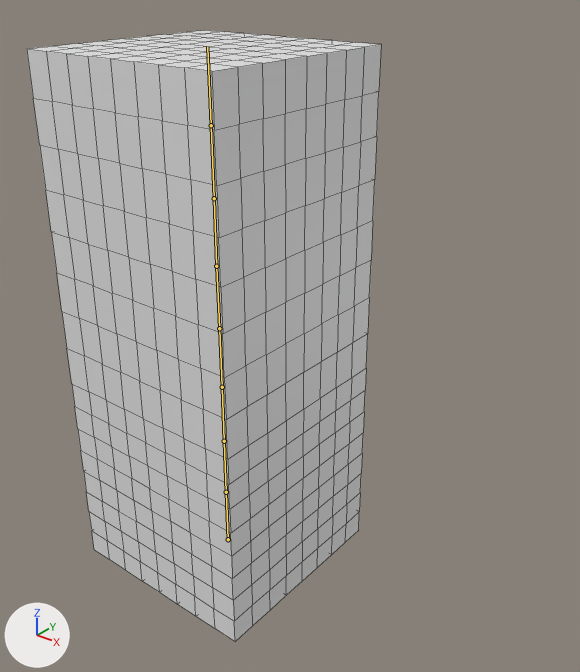
Renders of the Blender file test/untitled.blend from each side of a commit.
Camera for both pictures: a camera (50 mm lens) standing at (2.39, -2.46, 2.86) and looking at (0.41, 0.02, 1.33). Arrows for +X, +Y and +Z are at lower left; the lights stay in place. The picture after the commit comes second. The bones that bend it are drawn over the model as lines. Mesh edges are drawn as thin lines.
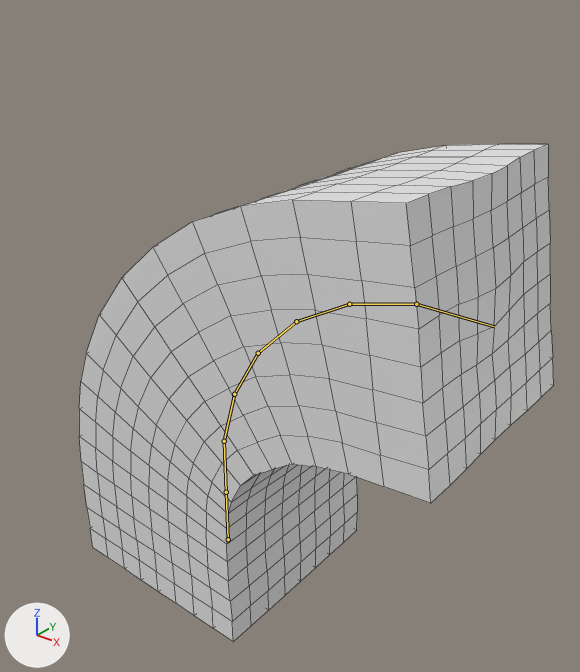
The newer file adds an action. The first version stands in its rest pose; the second is drawn at frame 20 of the action 'Action'.

The edits, one by one:
Bone 'Bone.002' (bone_bone_002) turns from (0, 0, 0) to (0, 0, -15) degrees about its own x, y and z.
Bone 'Bone.006' (bone_bone_006) turns from (0, 0, 0) to (0, 0, -15) degrees about its own x, y and z.
Bone 'Bone.001' (bone_bone_001) turns from (0, 0, 0) to (0, 0, -15) degrees about its own x, y and z.
Bone 'Bone.005' (bone_bone_005) turns from (0, 0, 0) to (0, 0, -15) degrees about its own x, y and z.
Bone 'Bone.003' (bone_bone_003) turns from (0, 0, 0) to (0, 0, -15) degrees about its own x, y and z.
Bone 'Bone.007' (bone_bone_007) turns from (0, 0, 0) to (0, 0, -15) degrees about its own x, y and z.

Where the change shows, as pixel boxes (x1, y1, x2, y2) in the pictures (580 x 672 px):
'Cube', posed (34% wider, 19% shorter): before (27, 30, 381, 641); after (79, 144, 554, 641)
bone 'Bone.002', root to tip: before (224, 441) to (222, 387); after (224, 441) to (234, 394)
bone 'Bone.006', root to tip: before (222, 387) to (219, 328); after (234, 394) to (258, 353)
bone 'Bone.001', root to tip: before (219, 328) to (216, 266); after (258, 353) to (296, 321)
bone 'Bone.005', root to tip: before (216, 266) to (214, 198); after (296, 321) to (349, 304)
bone 'Bone.003', root to tip: before (214, 198) to (211, 125); after (349, 304) to (416, 304)
bone 'Bone.007', root to tip: before (211, 125) to (207, 46); after (416, 304) to (494, 326)
